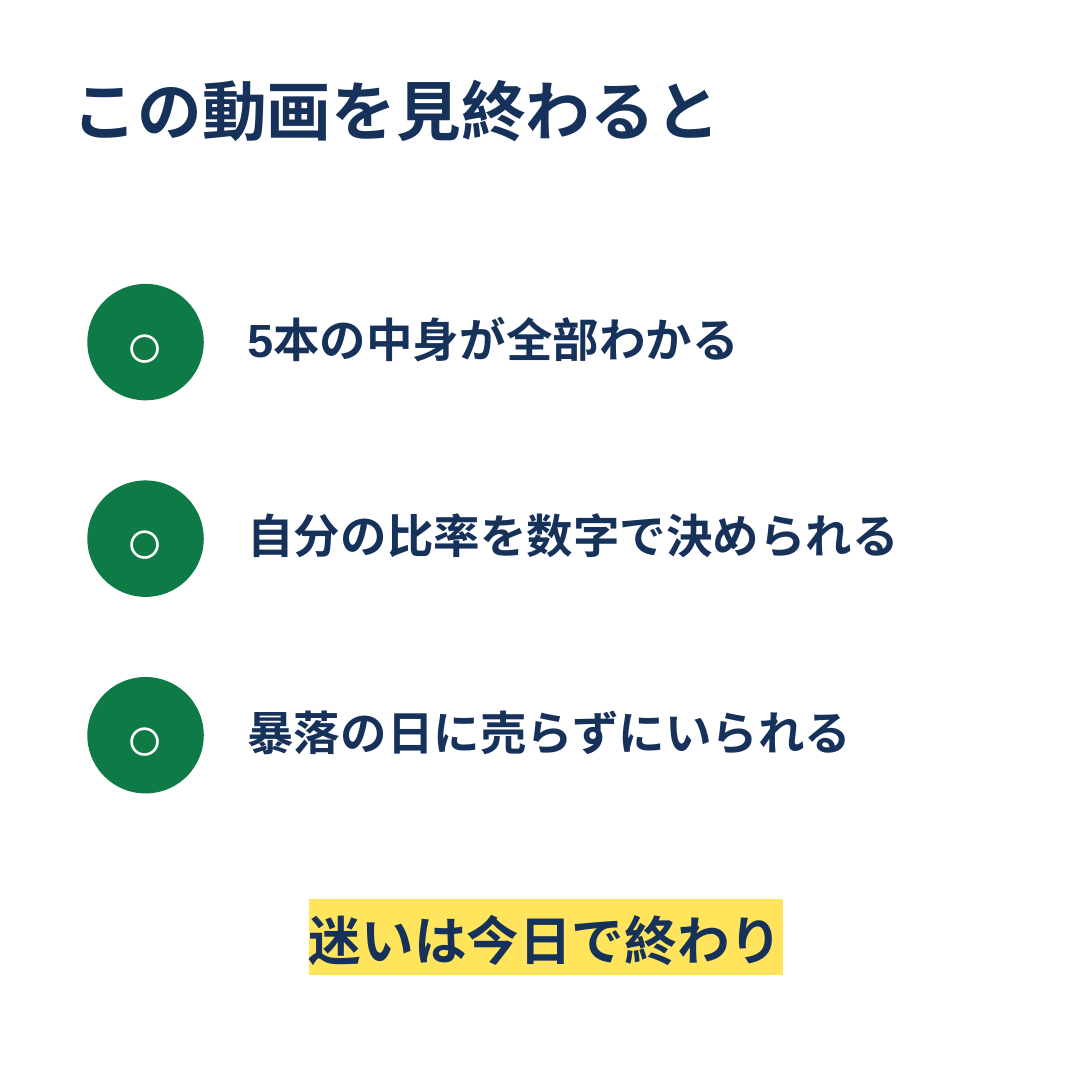
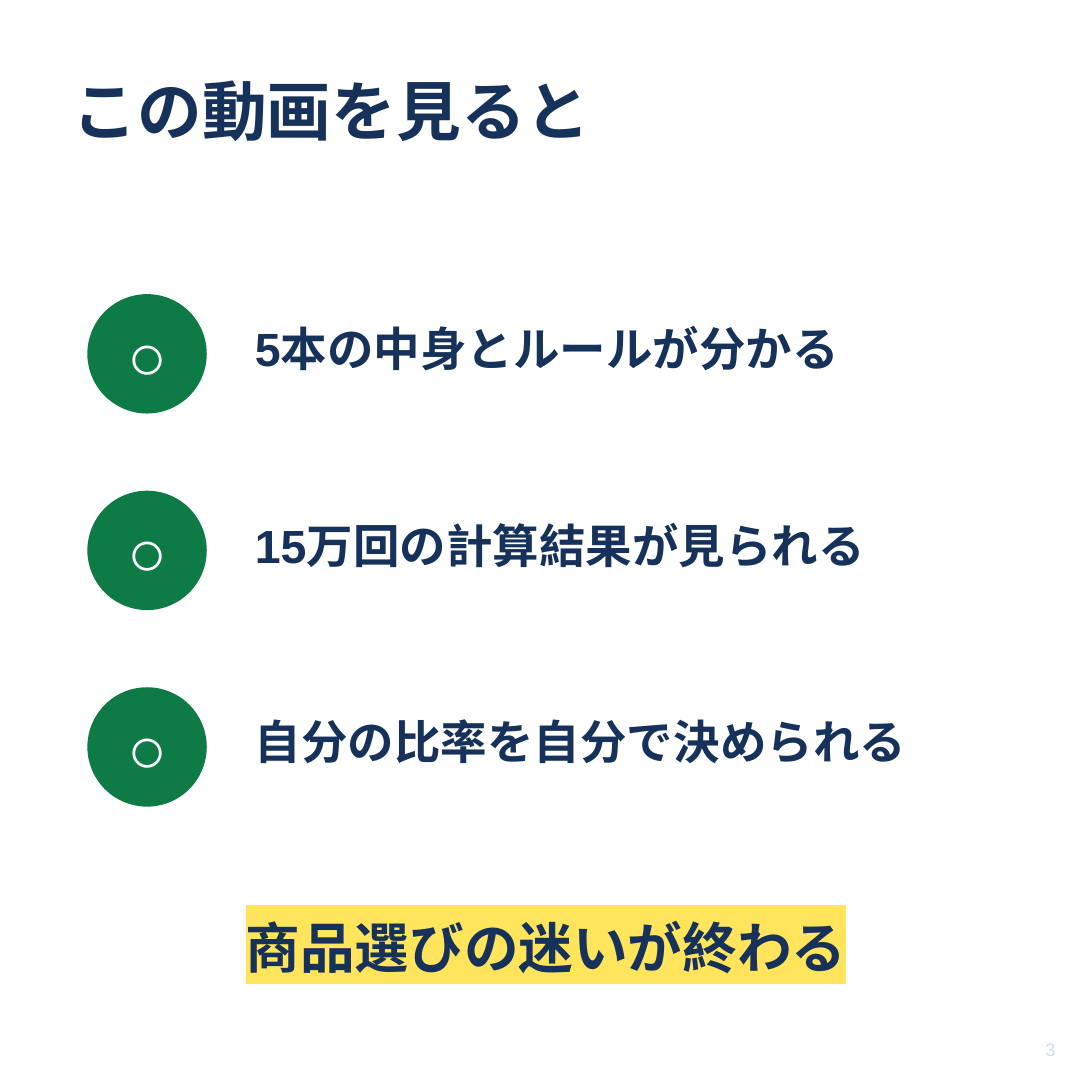
Before and after one commit to kobanker/test-project, a slide deck: slide 3 of youtube/2026-07-28-slides-5fund.pptx (slide 4 before the commit). Drawn at 1092x1092 pixels with LibreOffice and Linux fonts; fonts in the diff are those of the drawing. Boxes give left, top, right and bottom in pixels: in the first picture for what was removed or moved away, otherwise in the second. Text is boxed around its words. In the diff, an @@ line names an element or a change of style, - is before the commit and + after.

```diff
--- a/youtube/2026-07-28-slides-5fund.pptx
+++ b/youtube/2026-07-28-slides-5fund.pptx
@@ text at bbox=[73, 80, 591, 141]: text changed @@
-この動画を見終わると
+この動画を見ると
@@ ellipse: place and size @@
-ellipse at bbox=[87, 284, 204, 400]
+ellipse at bbox=[87, 294, 207, 414]
@@ text "○": place and size @@
-text "○" at bbox=[87, 284, 204, 400]
+text "○" at bbox=[87, 294, 207, 414]
@@ text removed at bbox=[247, 320, 738, 362] @@
-5本の中身が全部わかる
@@ text added at bbox=[255, 330, 839, 371], 23 pt, text #17325A, bold @@
+5本の中身とルールが分かる
@@ size 32 to 32.8 pt in 3 elements at bbox=[87, 294, 207, 414], bbox=[87, 687, 207, 807], bbox=[87, 491, 207, 610] @@
@@ 2 ellipses, 2 texts: place and size @@
-2 ellipses, 2 texts at bbox=[87, 480, 204, 794]
+2 ellipses, 2 texts at bbox=[87, 491, 207, 807]
@@ text added at bbox=[255, 526, 865, 568], 23 pt, text #17325A, bold @@
+15万回の計算結果が見られる
@@ text removed at bbox=[247, 710, 851, 755] @@
-暴落の日に売らずにいられる
@@ text at bbox=[255, 719, 906, 763]: text changed @@
-自分の比率を数字で決められる
+自分の比率を自分で決められる
@@ text at bbox=[246, 912, 847, 982]: text changed; size 26 to 27 pt @@
-迷いは今日で終わり
+商品選びの迷いが終わる
@@ text added at bbox=[1045, 1044, 1055, 1056], 9 pt, text #D5DCE6 @@
+3
```
Also in this commit, not shown: 25 other slides changed, 22 slides added, 4 slides removed, 2 other files.
